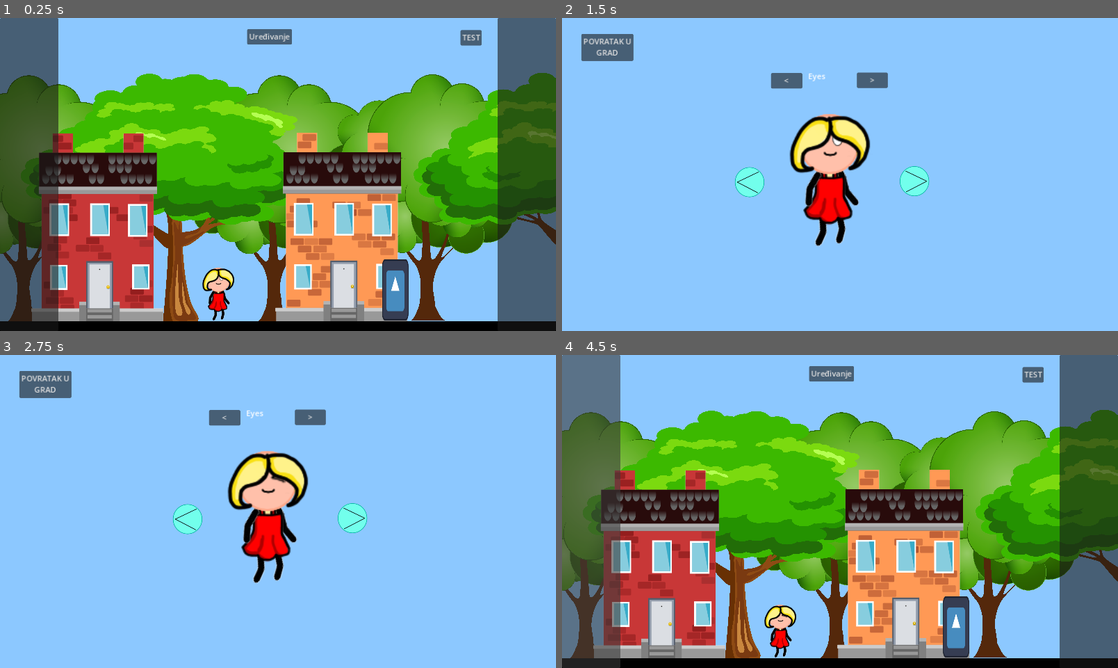
Above: before the commit, frames 1-4 (two rows, left to right).
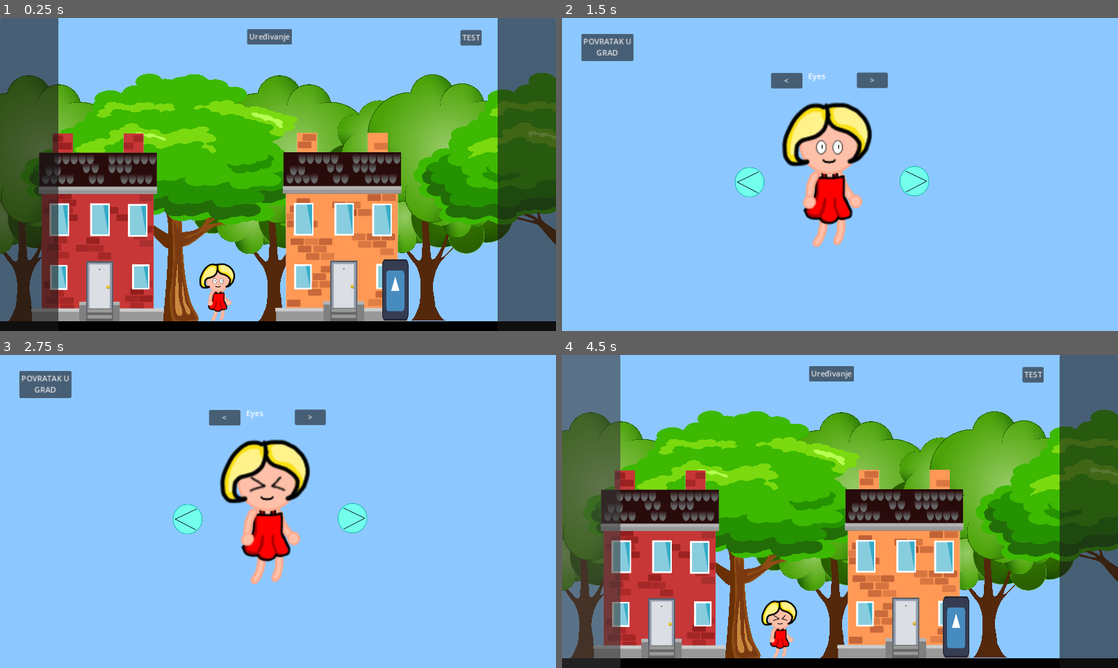
Above: after the commit, the same moments.

Repository: ma31n/Rodice_igrica
Game: Godot game, scene res://Scenes/main.tscn
Same seed, same stepped clock (60 frames per second), same inputs: the game is played once before the commit and once after it. The engine's default icon, where the game draws it, is replaced by a stand-in: a white triangle on a blue panel in a dark square.
Inputs (mouse positions are in pixels of both pictures, inside the frame that each line leads up to):
- Up to frame 1 (0.25 s): no input
- Up to frame 2 (1.5 s): click "TEST" at 0.5 s; click "Uređivanje" at 1.25 s
- Up to frame 3 (2.75 s): click (350, 517) at 2 s
- Up to frame 4 (4.5 s): click (912, 517) at 2.75 s; click (751, 517) at 3.5 s; click "POVRATAK U GRAD" at 4.25 s

The runs differ from the first frame. In frame 1, 0.5% of the frame differs, in the area x 35-43%, y 78-97%; in frame 2, 3.1%; in frame 3, 3.1%, in the area x 39-56%, y 26-74%; in frame 4, 0.5%.
Error in both runs: Invalid access of index '0' on a base object of type: 'Array'. (res://Scripts/main.gd:25)

Commit message:
Visual changes + new hair

Diff:
--- a/Scenes/player.tscn
+++ b/Scenes/player.tscn
@@ -287,11 +287,11 @@
 texture = ExtResource("6_1phlc")
 
 [node name="Mouth" type="Sprite2D" parent="SkeletonContainer/Parts"]
-position = Vector2(0, -47.5)
+position = Vector2(-1.25, -40)
 texture = ExtResource("6_hfgsn")
 
 [node name="Eyes" type="Sprite2D" parent="SkeletonContainer/Parts"]
-position = Vector2(2.84217e-14, -47.5)
+position = Vector2(3.38813e-21, -38.75)
 texture = ExtResource("6_vuc50")
 
 [node name="Hair" type="Sprite2D" parent="SkeletonContainer/Parts"]
--- a/Scripts/global.gd
+++ b/Scripts/global.gd
@@ -65,7 +65,7 @@
 
 func _physics_process(delta: float) -> void:
 	#ODE MOZES STAVIT CURRENTSCENE = GET_TREE().CURRENT_SCENE ZA POJEDNOSTAVNIT KOD
-	print(get_tree().root.get_children())
+	#print(get_tree().root.get_children())
 	pass
 
 
Binary file changed: Sprites/Player/Customization/Hair/hair1.png
Binary file changed: Sprites/Player/Customization/Hair/hair2.png
Binary file changed: Sprites/Player/Customization/Hair/hair3.png
Binary file added: Sprites/Player/Customization/Hair/hair7.png
Not shown, added: Sprites/Player/Customization/Hair/hair7.png.import
Binary file added: Sprites/Player/Customization/Hair/hair8.png
Not shown, added: Sprites/Player/Customization/Hair/hair8.png.import
Binary file added: Sprites/Player/Customization/Hair/hair9.png
Not shown, added: Sprites/Player/Customization/Hair/hair9.png.import
Binary file changed: Sprites/Player/arm.png
Binary file changed: Sprites/Player/body.png
Binary file changed: Sprites/Player/leg.png
(and 8 more such lines)
